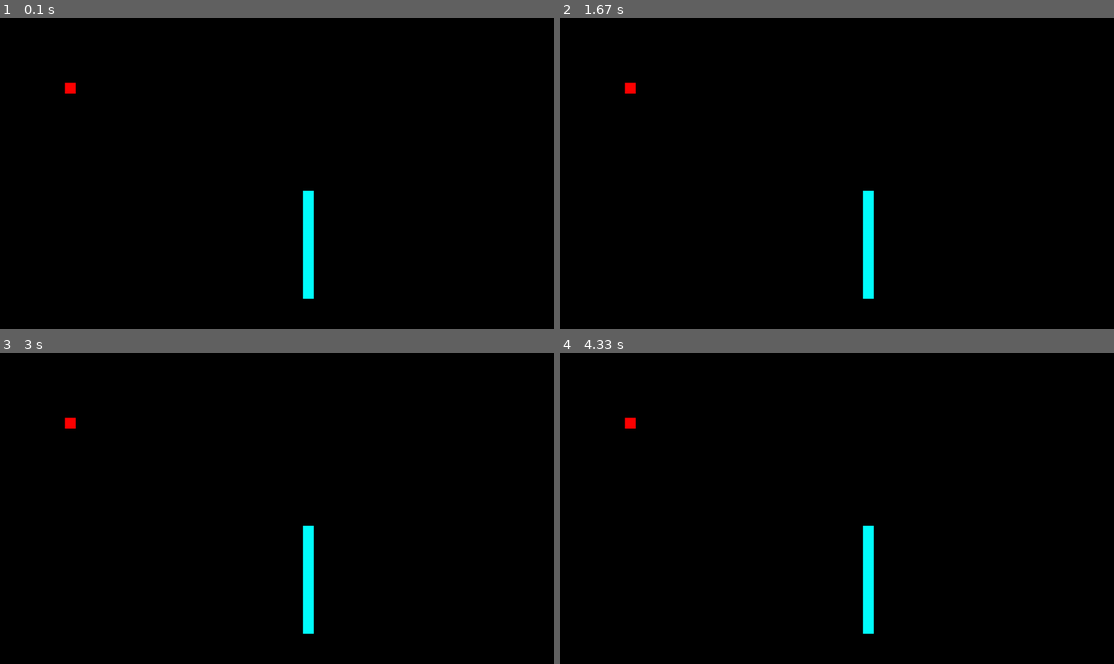
Above: before the commit, frames 1-4 (two rows, left to right).
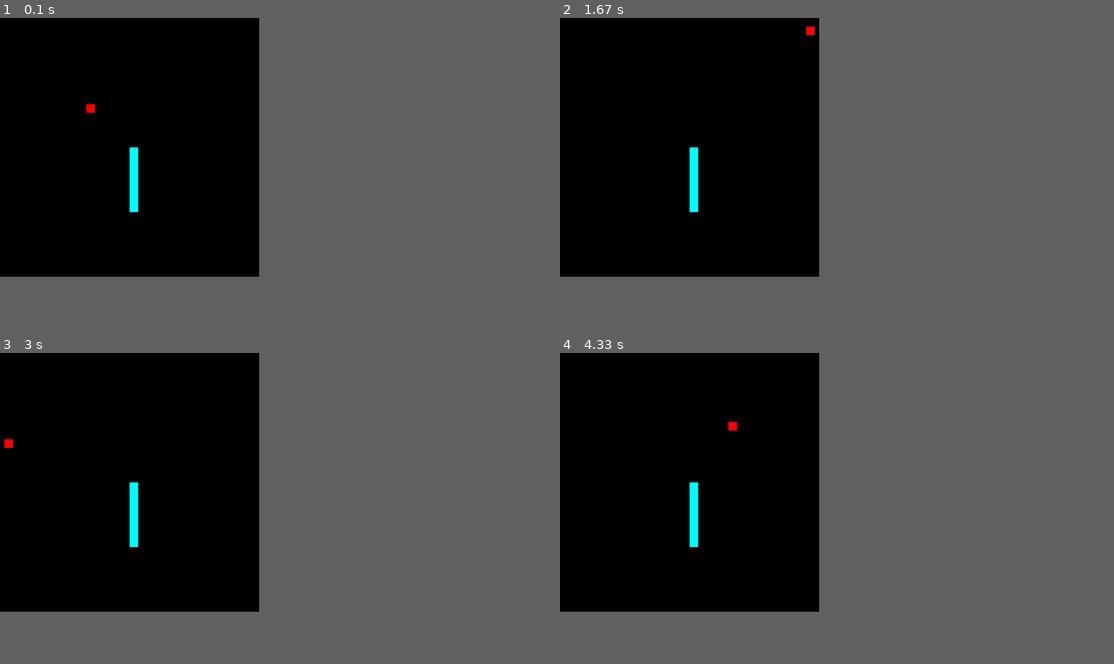
Above: after the commit, the same moments.

Repository: eddiefiv/Python2
Game: pygame game, started from PyGame/index.py
Two runs of this game, one before a commit and one after it. Both use one fixed random seed, a clock stepped at 60 frames per second and the inputs below.
Inputs:
- Up to frame 1 (0.1 s): no input
- Up to frame 2 (1.67 s): hold D 0.33-0.8 s; hold W 0.83-1.13 s; hold D 1.17-1.63 s
- Up to frame 3 (3 s): hold A 1.67-2.2 s; hold S 2.23-2.53 s; hold A 2.57-2.97 s
- Up to frame 4 (4.33 s): hold W 3-3.37 s; hold D 3.4-4.03 s; hold S from 4.07 s (still down)
In our replay, the window is 900x506 before the commit and 421x421 after it. These sizes can differ from the game's own. Grey fills any space a smaller window leaves; there, only what the larger window draws over its background counts as a difference.

The runs differ from the first frame. In frame 1, 1.2% of the frame differs, in the area x 11-57%, y 20-91%; in frame 2, 1.2%; in frame 3, 1.2%; in frame 4, 1.2%.

Commit message:
Advanced Sprite Collision

Diff:
--- a/PyGame/index.py
+++ b/PyGame/index.py
@@ -5,7 +5,7 @@
 from sprite import Player, Wall
 
 # Init screen and size
-width, height = 1280, 720
+width, height = 600, 600
 screen = pygame.display.set_mode((width , height))
 
 # Define sprite groups
@@ -13,8 +13,8 @@
 wall_sprites = pygame.sprite.Group()
 
 # Create sprites and add them to groups
-player = Player((150, 150), (25, 25), (width, height))
-wall = Wall((700, 400), (25, 250), (width, height))
+player = Player((200, 200), (20, 20), (width, height))
+wall = Wall((300, 300), (20, 150), (width, height))
 player_sprites.add(player)
 wall_sprites.add(wall)
 
@@ -35,9 +35,11 @@
     wall_sprites.draw(screen)
 
     # Update player data every tick
+    main_player = None
     for player in player_sprites:
         player.movement_enabled = True
         player.set_collision_group(wall_sprites)
+        main_player = player
     player_sprites.update()
     pygame.display.update()
 
--- a/PyGame/sprite.py
+++ b/PyGame/sprite.py
@@ -1,8 +1,10 @@
+import math
 import pygame
 
 from enum import Enum
 
 class Direction(Enum):
+    STATIC = "Static"
     LEFT = "Left"
     RIGHT = "Right"
     UP = "Up"
@@ -19,90 +21,108 @@
         self.image = pygame.Surface((size[0] , size[1]))
         self.image.fill("red")
         self.rect = self.image.get_rect(topleft = pos)
+        self.rect_pixels = []
         self.world_bounds = world_size
         self.x_velocity = 0
         self.y_velocity = 0
-        self.right_pixels = []
-        self.left_pixels = []
-        self.top_pixels = []
-        self.bottom_pixels = []
+        self.direction = Direction.STATIC
         self.movement_enabled = True
         self.allow_outofbounds = False
         self.has_collision = True
 
-    def move(self, direction: Direction):
+    def set_rect_pixels(self):
+        for x in range(self.rect.topleft[0], self.rect.topright[0] + 1):
+            for y in range(self.rect.topright[1], self.rect.bottomright[1] + 1):
+                self.rect_pixels.append((x, y))
+
+    def move(self, direction: Direction) -> tuple[int, int, pygame.Rect,  int, int, Direction]:
+        """
+        Takes in an input direction, and returns:
+        Tuple[int, int, int, int, Direction]
+        int: new x pos
+        int: new y pos
+        rect: new rect
+        int: new x velocity
+        int: new y velocity
+        Direction: new Direction
+        """
         if direction == Direction.UP:
-           self.validate_pos((self.pos[0], self.pos[1] - 10))
-           self.y_velocity = -10
+            new_rect = self.rect
+            new_rect.y -= 10
+            return (self.pos[0], self.pos[1] - 10, new_rect, 0, 10, Direction.UP)
         if direction == Direction.DOWN:
-            self.validate_pos((self.pos[0], self.pos[1] + 10))
-            self.y_velocity = 10
+            new_rect = self.rect
+            new_rect.y += 10
+            return (self.pos[0], self.pos[1] + 10, new_rect, 0, 10, Direction.DOWN)
         if direction == Direction.LEFT:
-            self.validate_pos((self.pos[0] - 10, self.pos[1]))
-            self.x_velocity = -10
+            new_rect = self.rect
+            new_rect.x -= 10
+            return (self.pos[0] - 10, self.pos[1], new_rect, -10, 0, Direction.LEFT)
         if direction == Direction.RIGHT:
-            self.validate_pos((self.pos[0] + 10, self.pos[1]))
-            self.x_velocity = 10
+            new_rect = self.rect
+            new_rect.x += 10
+            return (self.pos[0] + 10, self.pos[1], new_rect, 10, 0, Direction.RIGHT)
         if direction == Direction.UP_LEFT:
-            self.validate_pos((self.pos[0] - 10, self.pos[1] - 10))
+            self.validate_pos((self.pos[0] - 10, self.pos[1] - 10), self.rect)
             self.x_velocity = -10
             self.y_velocity = -10
         if direction == Direction.UP_RIGHT:
-            self.validate_pos((self.pos[0] + 10, self.pos[1] - 10))
+            self.validate_pos((self.pos[0] + 10, self.pos[1] - 10), self.rect)
             self.x_velocity = 10
             self.y_velocity = -10
         if direction == Direction.DOWN_LEFT:
-            self.validate_pos((self.pos[0] - 10, self.pos[1] + 10))
+            self.validate_pos((self.pos[0] - 10, self.pos[1] + 10), self.rect)
             self.x_velocity = -10
             self.y_velocity = 10
         if direction == Direction.DOWN_RIGHT:
-            self.validate_pos((self.pos[0] + 10, self.pos[1] + 10))
+            self.validate_pos((self.pos[0] + 10, self.pos[1] + 10), self.rect)
             self.x_velocity = 10
             self.y_velocity = 10
 
-    def set_pixel_dims(self):
-        # Right pixels
-        for p in range(self.rect.bottomright, self.rect.topright):
-            self.right_pixels.append(p)
-        # Left pixels
-        for p in range(self.rect.bottomleft, self.rect.topleft):
-            self.right_pixels.append(p)
-        # Top pixels
-        for p in range(self.rect.topright, self.rect.topleft):
-            self.right_pixels.append(p)
-        # Bottom pixels
-        for p in range(self.rect.bottomleft, self.rect.bottomright):
-            self.right_pixels.append(p)
-
-    def validate_pos(self, pos):
+    def validate_pos(self, pos, rect):
         # Check for collision
-        collision = self.check_collision(pos)
+        #print(f"Validating pos: {pos}")
+        collision = self.check_collision(pos, rect)
 
         # If all checks pass, set final pos to checked pos
         if not collision:
-            self.pos = pos
+            return pos
+        return self.last_pos
 
-    def check_collision(self, pos):
+    def check_collision(self, pos, rect):
         if not self.allow_outofbounds:
             if pos[0] <= 0:
-                self.pos = (0, self.pos[1])
+                self.pos = (1, self.pos[1])
                 return True
             if pos[1] <= 0:
-                self.pos = (self.pos[0], 0)
+                self.pos = (self.pos[0], 1)
                 return True
             if pos[0] >= self.world_bounds[0] - self.rect.size[0]:
-                self.pos = (self.world_bounds[0] - self.rect.size[0], self.pos[1])
+                self.pos = ((self.world_bounds[0] - self.rect.size[0]) - 1, self.pos[1])
                 return True
             if pos[1] >= self.world_bounds[1] - self.rect.size[1]:
-                self.pos = (self.pos[0], self.world_bounds[1] - self.rect.size[1])
+                self.pos = (self.pos[0], (self.world_bounds[1] - self.rect.size[1]) - 1)
                 return True
         if self.has_collision:
+            #TODO: Player corner collision
             for sprite in self.collision_group:
-                if self.rect.colliderect(sprite.rect) and sprite.has_collision:
-                    # Player right collides with sprite left
-                    if self.rect.right == sprite.rect.left:
-                        self.pos = (sprite.pos[0] - self.rect.size[0], self.pos[1])
+                if rect.colliderect(sprite.rect) and sprite.has_collision:
+                    if ((rect.right, (rect.topright[1] + math.floor(self.rect.size[1] / 2))) in sprite.rect_pixels):
+                        #self.pos = (sprite.rect.left - self.rect.size[0], self.pos[1])
                         return True
+                    # Player left collides with sprite right
+                    elif ((rect.left, (rect.topleft[1] + math.floor(self.rect.size[1] / 2))) in sprite.rect_pixels):
+                        #self.pos = (sprite.rect.right, self.pos[1])
+                        return True
+                    # Player bottom collides with sprite top
+                    elif (((rect.bottomleft[0] + math.floor(rect.size[0] / 2)), rect.bottom)):
+                        #self.pos = (self.pos[0], sprite.rect.top - self.rect.size[1])
+                        return True
+                    # Player top collides with sprite bottom
+                    elif (((rect.topleft[0] + math.floor(rect.size[0] / 2)), rect.top)):
+                        #self.pos = (self.pos[0], sprite.rect.bottom)
+                        return True
+                return False
         return False
 
     def set_collision_group(self, group):
@@ -113,30 +133,43 @@
         self.y_velocity = y
 
     def get_input(self):
+        """
+        Depending on the direction pressed, return future position values to be checked for collision
+        """
         keys = pygame.key.get_pressed()
         # Right
-        if keys[pygame.K_RIGHT] and self.movement_enabled:
-            self.move(Direction.RIGHT)
+        if keys[pygame.K_d] and self.movement_enabled:
+            movement = self.move(Direction.RIGHT)
+            return movement
         # Left
-        if keys[pygame.K_LEFT] and self.movement_enabled:
-            self.move(Direction.LEFT)
+        if keys[pygame.K_a] and self.movement_enabled:
+            movement = self.move(Direction.LEFT)
+            return movement
         # Up
-        if keys[pygame.K_UP] and self.movement_enabled:
-            self.move(Direction.UP)
+        if keys[pygame.K_w] and self.movement_enabled:
+            movement = self.move(Direction.UP)
+            return movement
         # Down
-        if keys[pygame.K_DOWN] and self.movement_enabled:
-            self.move(Direction.DOWN)
+        if keys[pygame.K_s] and self.movement_enabled:
+            movement = self.move(Direction.DOWN)
+            return movement
         # Invalid inputs
-        if not keys:
-            self.x_velocity = 0
-            self.y_velocity = 0
+        if not any(keys):
+            return (self.pos[0], self.pos[1], self.rect, 0, 0, Direction.STATIC)
 
     def update(self):
-        self.get_input()
+        # Return future movement positions
+        data = self.get_input()
         self.last_pos = self.pos
-        self.check_collision(self.pos)
-        self.rect.x = self.pos[0]
-        self.rect.y = self.pos[1]
+        #print(f"Current pos: {self.pos}")
+        # Validate the future positions to make sure they are possible movements before actually setting them
+        new_pos = self.validate_pos((data[0], data[1]), data[2])
+        # Update the position with either the old position due to an invalid move or the newly validated position
+        self.pos = new_pos
+        #print(f"New pos: {new_pos}")
+        # Update the visible rectangle
+        self.rect.x = new_pos[0]
+        self.rect.y = new_pos[1]
 
 class Wall(pygame.sprite.Sprite):
     def __init__(self, pos, size, world_size):
@@ -145,8 +178,16 @@
         self.image = pygame.Surface((size[0] , size[1]))
         self.image.fill("cyan")
         self.rect = self.image.get_rect(topleft = pos)
+        self.rect_pixels = []
         self.x_velocity = 0
         self.y_velocity = 0
         self.movement_enabled = False
         self.allow_outofbounds = False
         self.has_collision = True
+
+        self.set_rect_pixels()
+
+    def set_rect_pixels(self):
+        for x in range(self.rect.topleft[0], self.rect.topright[0] + 1):
+            for y in range(self.rect.topright[1], self.rect.bottomright[1] + 1):
+                self.rect_pixels.append((x, y))
